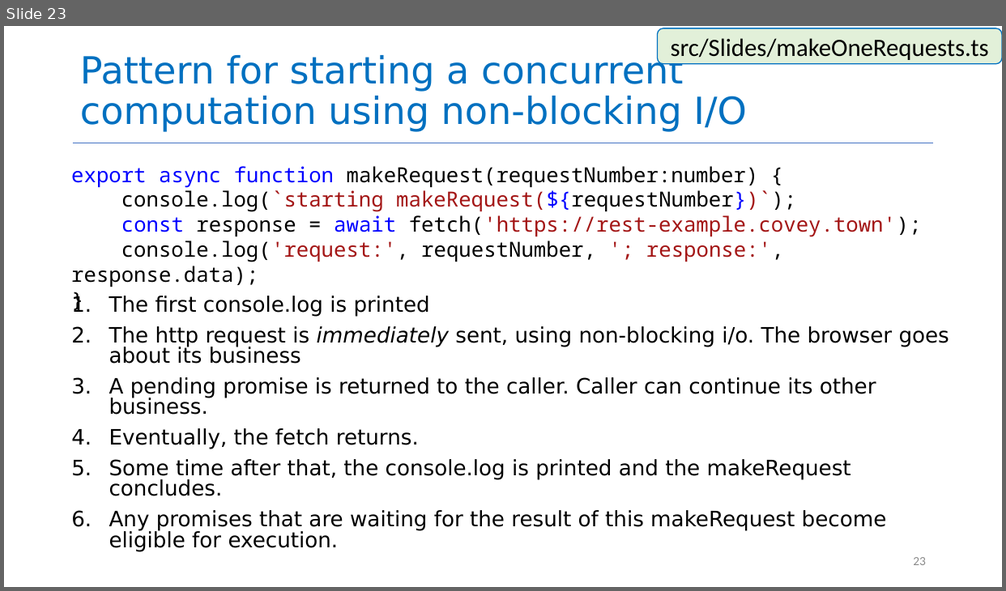
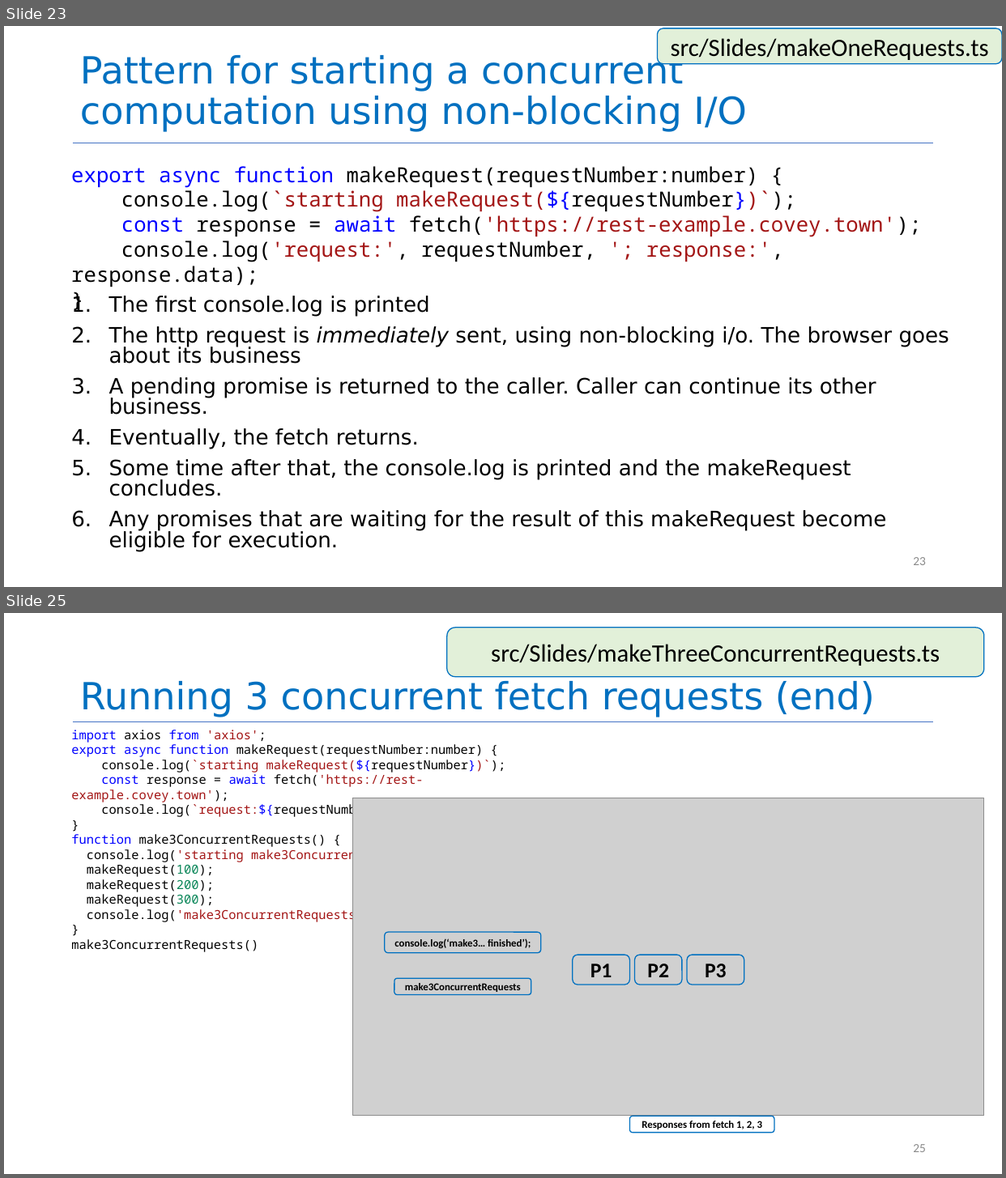
Before and after one commit to neu-se/CS4530-Summer-2026, a slide deck: Slides/Module 08 Concurrency Patterns in Typescript.pptx. Shown one above the other, each under a label of ours: slide 23 before the commit, slides 23 and 25 after it; the slides between them are not shown. The pictures are 1006x591 and 1006x1178 pixels, drawn with LibreOffice and Linux fonts; fonts in the diff are those of the drawing; grey boxes stand for pictures. Boxes give left, top, right and bottom in pixels: in the first picture for what was removed or moved away, otherwise in the second. Text is boxed around its words. In the diff, an @@ line names an element or a change of style, - is before the commit and + after.

```diff
--- a/Slides/Module 08 Concurrency Patterns in Typescript.pptx
+++ b/Slides/Module 08 Concurrency Patterns in Typescript.pptx
@@ slide 25 added at (x1=4, y1=613, x2=1002, y2=1174), background #FFFFFF @@
@@ rounded rectangle added at (x1=447, y1=628, x2=985, y2=677), fill #E2F0D9, outline #0070C0 1 pt, 24 pt, text #000000 @@
+src/Slides/makeThreeConcurrentRequests.ts
@@ title added at (x1=80, y1=681, x2=875, y2=717), 36 pt, text #0070C0 @@
+Running 3 concurrent fetch requests (end)
@@ text added at (x1=71, y1=730, x2=506, y2=952), 12 pt, text #000000 @@
+import axios from 'axios';
+export async function makeRequest(requestNumber:number) {
+console.log(`starting makeRequest(${requestNumber})`);
+const response = await fetch('https://rest-example.covey.town');
+console.log(`request:${requestNumber} returned`);
+}
+function make3ConcurrentRequests() {
+console.log('starting make3ConcurrentRequests');
+makeRequest(100);
+makeRequest(200);
+makeRequest(300);
+console.log('make3ConcurrentRequests finished');
+}
+make3ConcurrentRequests()
@@ line added from (73, 722) to (934, 722), #4472C4 0.5 pt @@
@@ picture added at (x1=353, y1=798, x2=984, y2=1116) @@
@@ rounded rectangle added at (x1=385, y1=933, x2=541, y2=954), outline #0070C0 1 pt, 10 pt, text #000000, bold @@
+console.log(‘make3… finished’);
@@ rounded rectangle added at (x1=573, y1=955, x2=630, y2=985), outline #0070C0 1 pt, 20 pt, text #000000, bold @@
+P1
@@ rounded rectangle added at (x1=635, y1=955, x2=682, y2=985), outline #0070C0 1 pt, 20 pt, text #000000, bold @@
+P2
@@ rounded rectangle added at (x1=687, y1=955, x2=744, y2=985), outline #0070C0 1 pt, 20 pt, text #000000, bold @@
+P3
@@ rounded rectangle added at (x1=394, y1=978, x2=532, y2=995), outline #0070C0 1 pt, 10 pt, text #000000, bold @@
+make3ConcurrentRequests
@@ rounded rectangle added at (x1=630, y1=1116, x2=774, y2=1132), outline #0070C0 1 pt, 10 pt, text #000000, bold @@
+Responses from fetch 1, 2, 3
@@ page number added at (x1=913, y1=1144, x2=926, y2=1152), 12 pt, text #8C8C8C @@
+25
```
Also in this commit, not shown: 4 slides changed, 1 other slide added, 1 other file.
